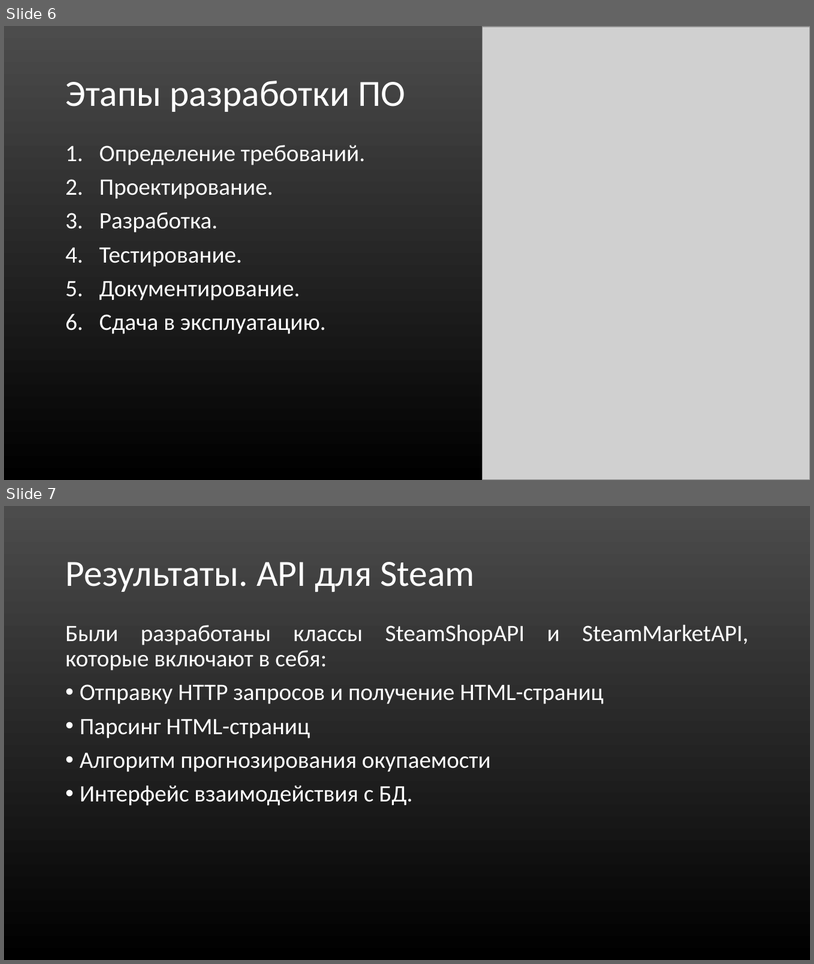
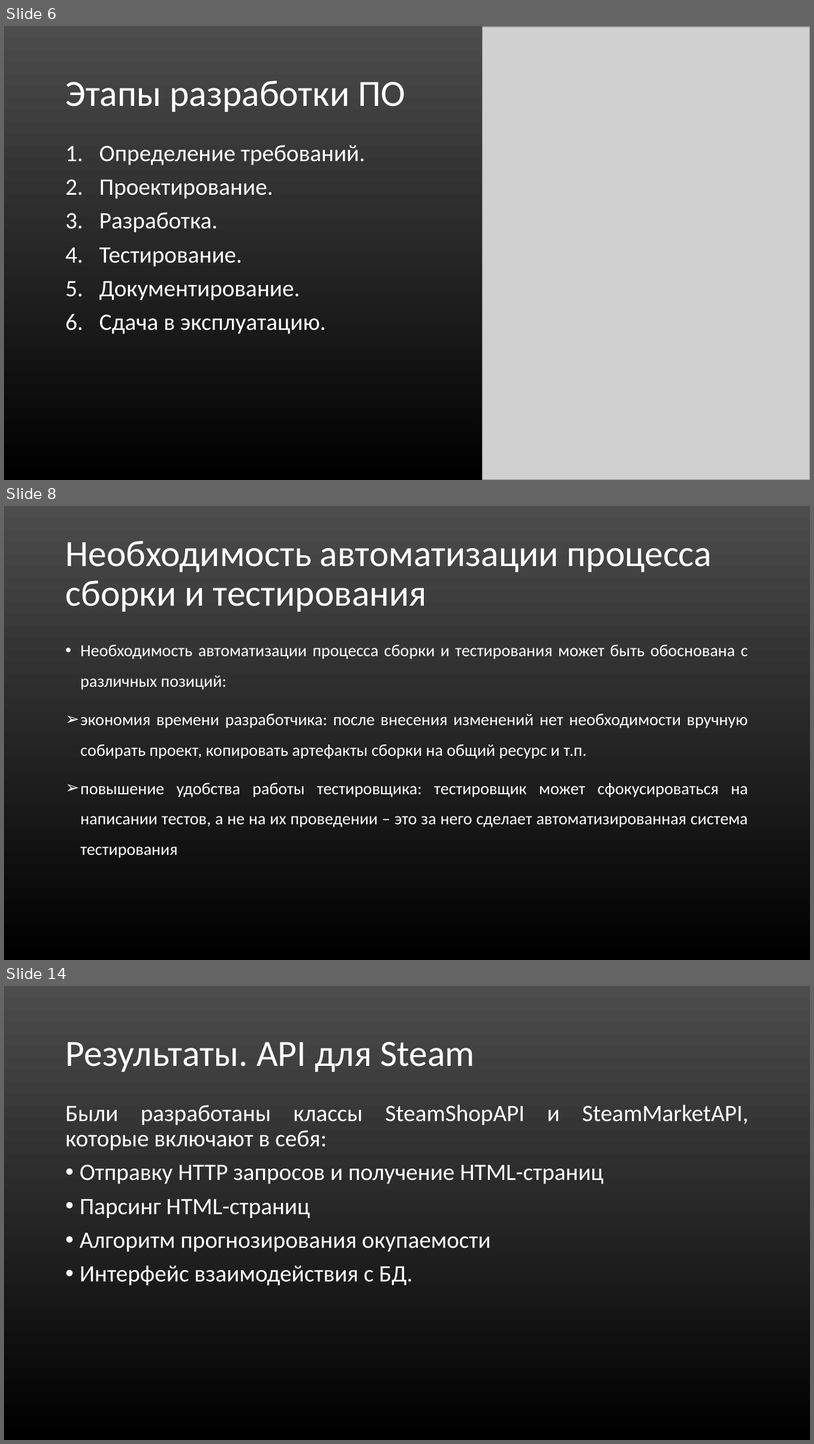
Before and after one commit to Mr-Dm1try/SteamCardsFarmer, a slide deck: Презентация_Помойки.ppt. Shown one above the other, each under a label of ours: slides 6 and 7 before the commit, slides 6, 8 and 14 after it; the slides between them are not shown. The pictures are 814x964 and 814x1444 pixels, drawn with LibreOffice and Linux fonts; fonts in the diff are those of the drawing; grey boxes stand for pictures. Boxes give left, top, right and bottom in pixels: in the first picture for what was removed or moved away, otherwise in the second. Text is boxed around its words. In the diff, an @@ line names an element or a change of style, - is before the commit and + after.

```diff
--- a/Презентация_Помойки.ppt
+++ b/Презентация_Помойки.ppt
@@ slide 8 added at (4,506,810,960), background gradient #4C4C4C to #000000 @@
@@ title added at (65,541,712,612), 44 pt, text #FFFFFF @@
+Необходимость автоматизации процесса сборки и тестирования
@@ text added at (80,645,749,858), 20 pt, text #FFFFFF @@
+• Необходимость автоматизации процесса сборки и тестирования может быть обоснована с различных позиций:
+➢ экономия времени разработчика: после внесения изменений нет необходимости вручную собирать проект, копировать артефакты сборки на общий ресурс и т.п.
+➢ повышение удобства работы тестировщика: тестировщик может сфокусироваться на написании тестов, а не на их проведении – это за него сделает автоматизированная система тестирования
@@ what was slide 7 is now slide 14 @@
```
Also in this commit, not shown: 6 other slides added.
